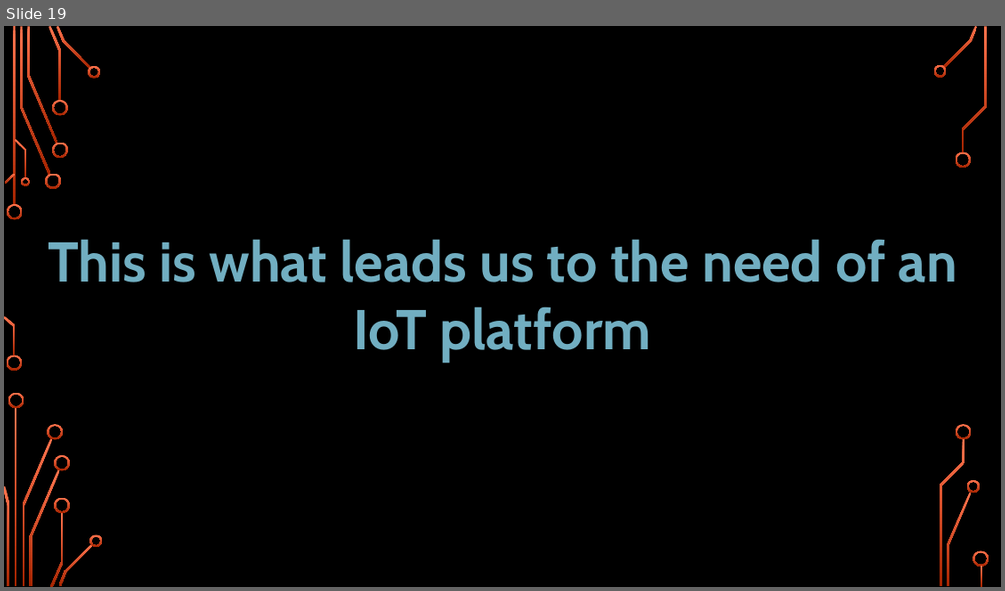
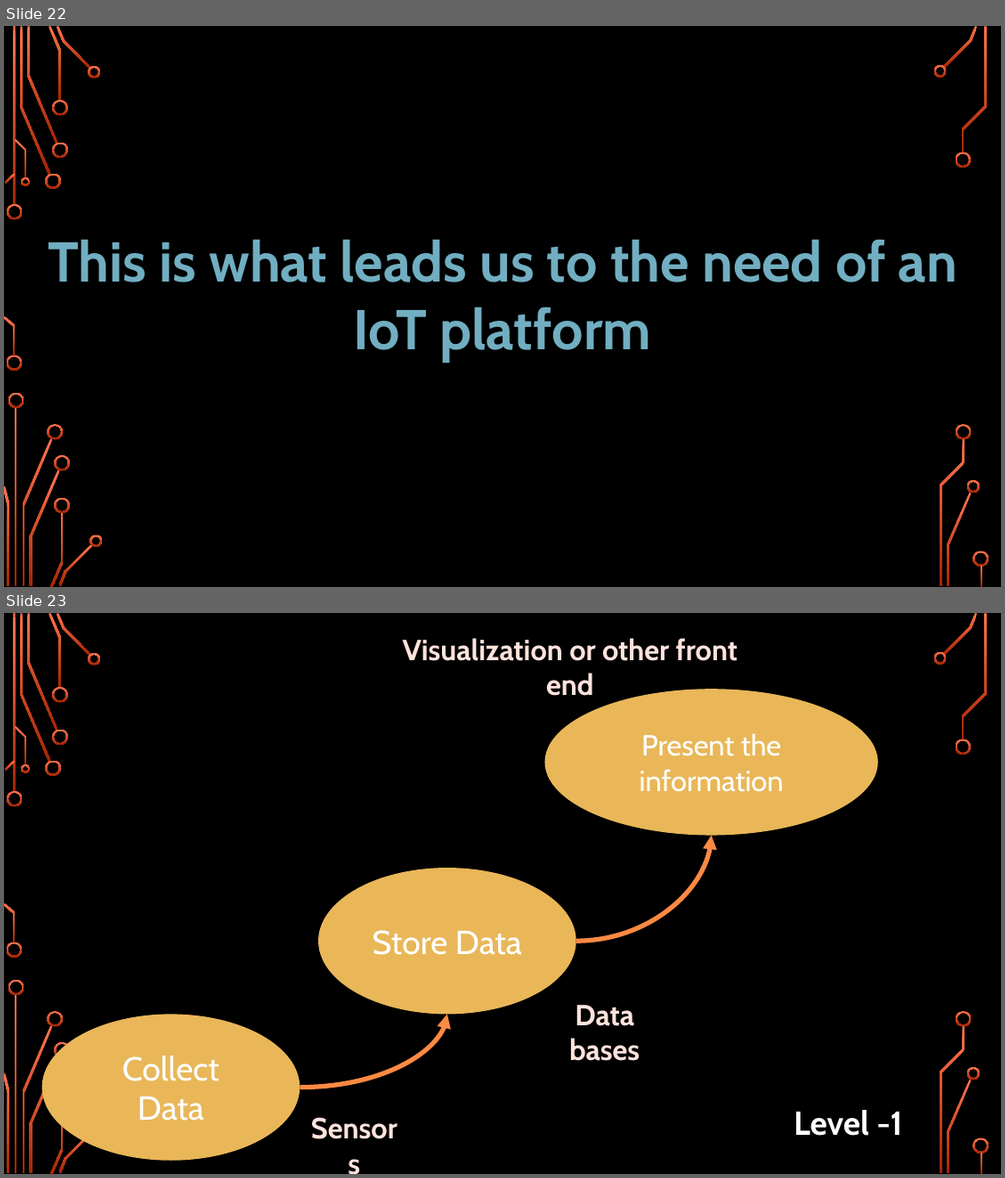
Before and after one commit to girishsukukumar/IoTWorkshop, a slide deck: Module-4.pptx. Shown one above the other, each under a label of ours: slide 19 before the commit, slides 22 and 23 after it. The pictures are 1005x591 and 1005x1178 pixels, drawn with LibreOffice and Linux fonts; fonts in the diff are those of the drawing; background and template pictures are left out. Boxes give left, top, right and bottom in pixels: in the first picture for what was removed or moved away, otherwise in the second. Text is boxed around its words. In the diff, an @@ line names an element or a change of style, - is before the commit and + after.

```diff
--- a/Module-4.pptx
+++ b/Module-4.pptx
@@ slide 23 added at [4,613,1001,1174], background picture (left out); not listed: 36 template elements that a slide beside it also shows @@
@@ text added at [403,638,737,696], 28 pt, text pattern #FF744E on #FFE3DC, bold @@
+Visualization or other front end
@@ ellipse added at [544,689,878,835], fill #E9B758, 28 pt, text #FFFFFF @@
+Present the information
@@ curved arrow added from (576, 941) to (712, 835), #FE8943 4.5 pt @@
@@ ellipse added at [318,868,576,1014], fill #E9B758, 32 pt, text #FFFFFF @@
+Store Data
@@ text added at [569,1005,639,1061], 28 pt, text pattern #FF744E on #FFE3DC, bold @@
+Data bases
@@ ellipse added at [42,1013,300,1160], fill #E9B758, 32 pt, text #FFFFFF @@
+Collect Data
@@ curved arrow added from (300, 1087) to (447, 1013), #FE8943 4.5 pt @@
@@ text added at [300,1106,409,1149], 28 pt, text pattern #FF744E on #FFE3DC, bold @@
+Sensors
@@ text added at [793,1110,902,1135], 32 pt, text #FFFFFF, bold @@
+Level -1
@@ what was slide 19 is now slide 22 @@
```
Also in this commit, not shown: 4 slides changed, 4 other slides added.
